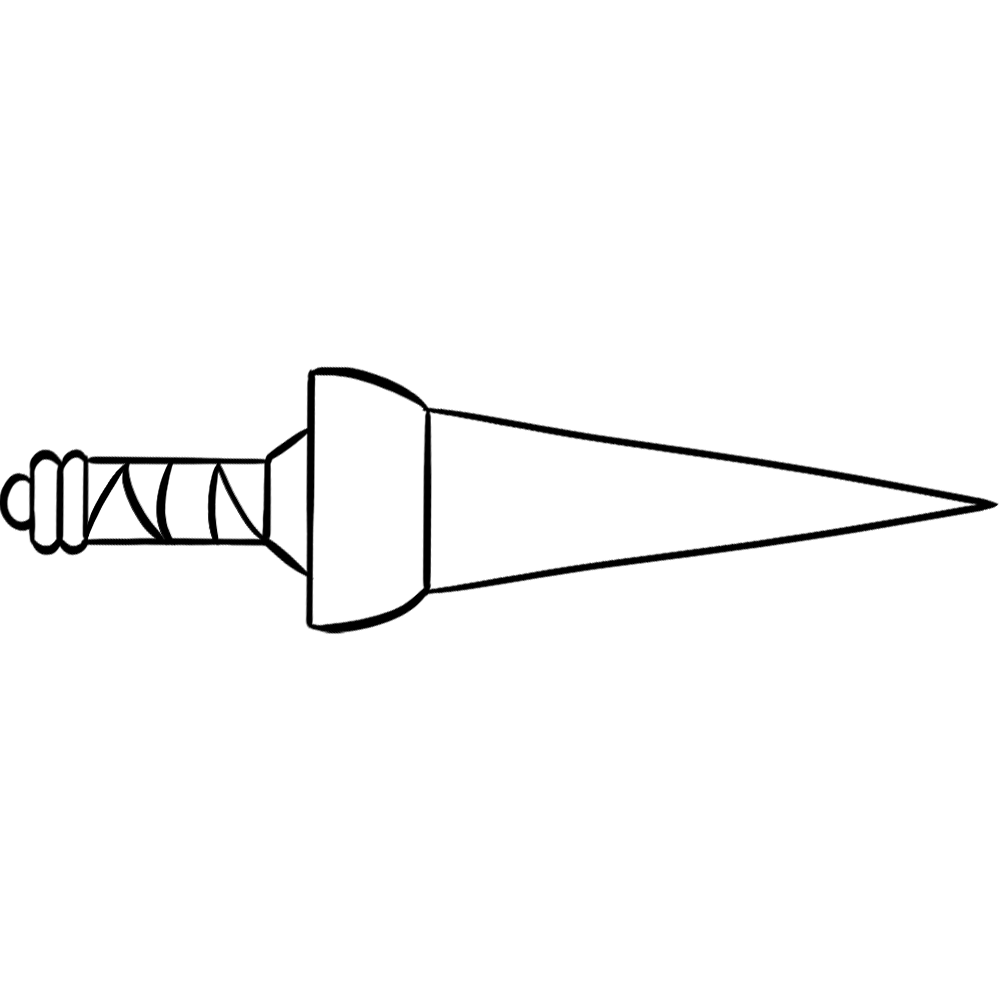
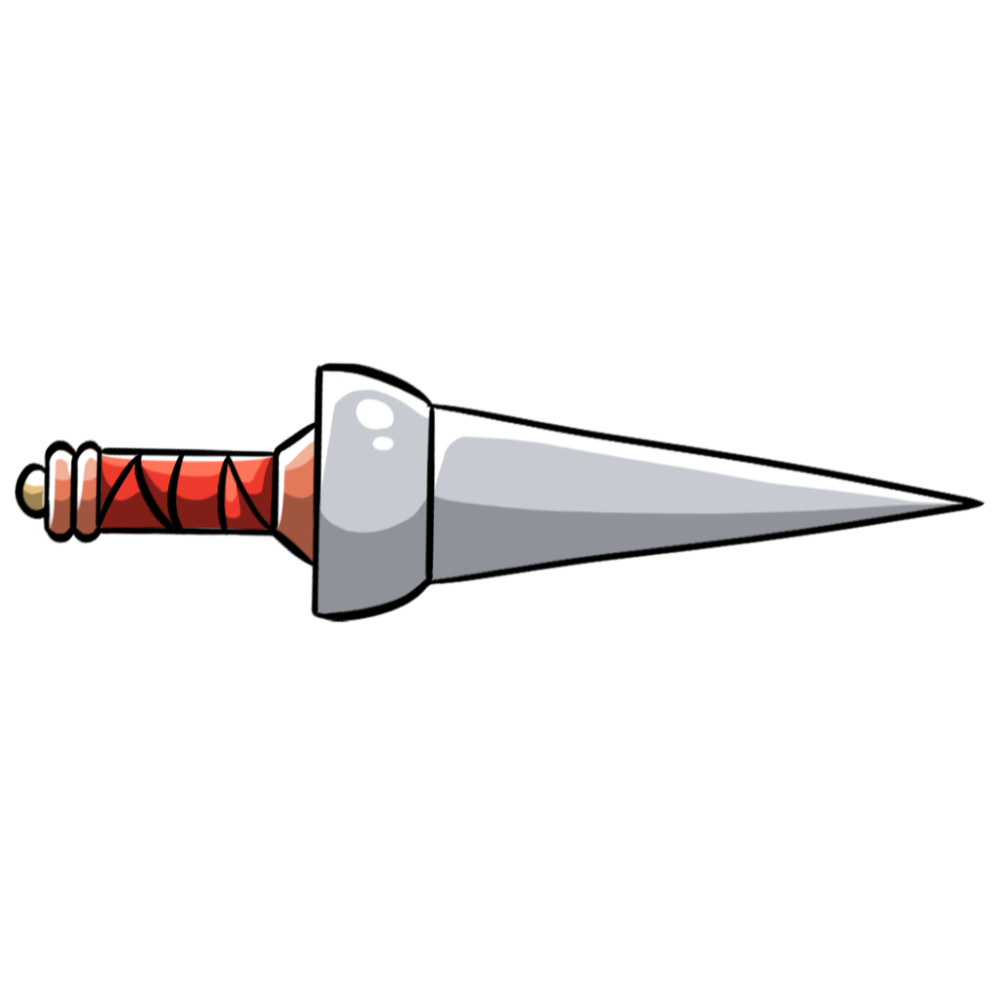
Comparing the layer stacks of the two 1000×1000 images. Changes:
painted on "Lineart" (2nd of 2, in "Lineart") over [0, 361, 999, 635]
showed group "Colour" (10 layers) over [16, 361, 986, 635]
painted on "Light" (1st of 4, in "Colour") over [19, 422, 383, 635]
painted on "Shadow" (1st of 3, in "Colour") over [16, 361, 986, 635]
painted on "Gold" over [18, 422, 433, 635]
painted on "Light" (2nd of 4, in "Colour") over [84, 444, 323, 633]
painted on "Light" (3rd of 4, in "Colour") over [86, 446, 330, 635]
painted on "Shadow" (2nd of 3, in "Colour") over [92, 446, 394, 635]
painted on "Cloth" over [99, 449, 377, 635]
painted on "Light" (4th of 4, in "Colour") over [273, 361, 979, 635]
painted on "Shadow" (3rd of 3, in "Colour") over [259, 361, 986, 635]
painted on "Base" over [21, 361, 958, 635]
